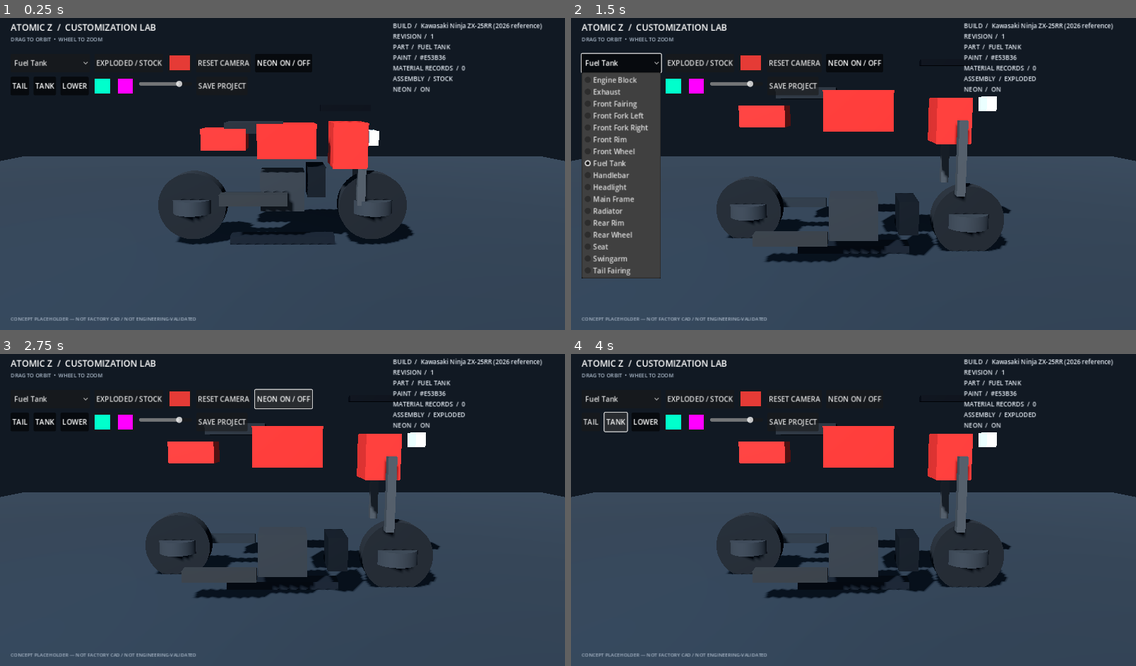
Above: before the commit, frames 1-4 (two rows, left to right).
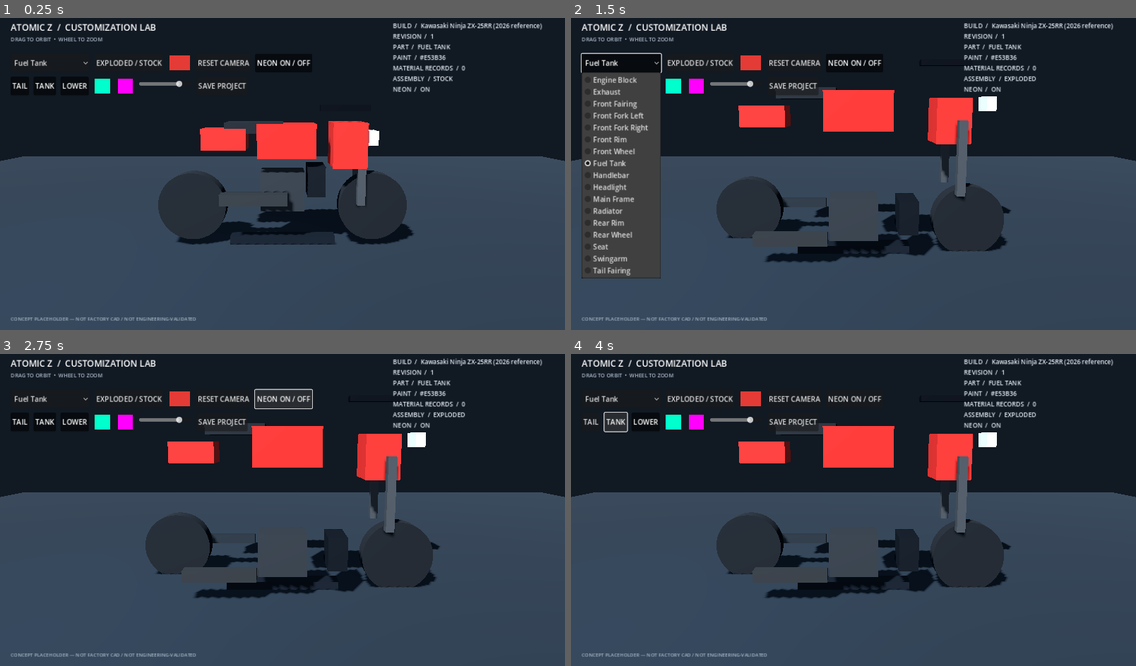
Above: after the commit, the same moments.

Repository: metsam-mastem/Atomic-Z-Customi-Z
Game: Godot game, scene res://scenes/main.tscn
Same seed, same stepped clock (60 frames per second), same inputs: the game is played once before the commit and once after it.
Inputs:
- Up to frame 1 (0.25 s): no input
- Up to frame 2 (1.5 s): click "EXPLODED / STOCK" at 0.5 s; click "Fuel Tank" at 1.25 s
- Up to frame 3 (2.75 s): click "NEON ON / OFF" at 2 s
- Up to frame 4 (4 s): click "TAIL" at 2.75 s; click "TANK" at 3.5 s

The runs differ from the first frame. In frame 1, 0.5% of the frame differs, in the area x 30-70%, y 58-65%; in frame 2, 0.6%, in the area x 28-74%, y 59-70%; in frame 3, 0.6%; in frame 4, 0.6%.

Commit message:
feat: integrate verified GLB import into updated dependency base

Diff:
--- a/scripts/bike_assembly.gd
+++ b/scripts/bike_assembly.gd
@@ -1,22 +1,91 @@
 extends Node3D
 class_name BikeAssembly
+
+const GlbVehicleRuntimeScript = preload("res://scripts/glb_vehicle_runtime.gd")
 
 var _parts: Dictionary = {}
 var _body_materials: Array[StandardMaterial3D] = []
 var _is_exploded := false
 var _build_document: Dictionary = {}
+var _is_imported_model := false
+var _imported_root: Node3D
+var _imported_binder
+var _imported_parts: Dictionary = {}
+var _imported_catalog: Array = []
 
 func configure_build_document(document: Dictionary) -> void:
 	_build_document = document
 
 func _ready() -> void:
+	var asset: Dictionary = _build_document.get("asset", {})
+	var asset_uri := str(asset.get("uri", "")).strip_edges()
+	if not asset_uri.is_empty():
+		var import_result: Dictionary = GlbVehicleRuntimeScript.instantiate_from_document(_build_document)
+		if import_result.get("ok", false):
+			_is_imported_model = true
+			_imported_root = import_result["scene_root"]
+			_imported_binder = import_result["surface_binder"]
+			_imported_parts = import_result["parts_by_id"]
+			_imported_catalog = _build_document.get("asset", {}).get("surface_catalog", []).duplicate(true)
+			_imported_root.name = "ImportedVehicle"
+			add_child(_imported_root)
+			_sync_imported_document_parts()
+			return
+		push_warning("Imported GLB rejected; procedural placeholder retained: " + str(import_result.get("errors", [])))
 	var requested_mode := str(_build_document.get("assembly", {}).get("mode", "stock"))
 	_build_placeholder()
 	_sync_document_parts()
 	_apply_document_materials()
 	set_exploded(requested_mode == "exploded")
 
+func is_imported_model() -> bool:
+	return _is_imported_model
+
+func supports_exploded_view() -> bool:
+	return not _is_imported_model
+
+func _sync_imported_document_parts() -> void:
+	if _build_document.is_empty():
+		return
+	var part_records: Array = []
+	for part_id in _imported_parts.keys():
+		part_records.append({
+			"part_id": str(part_id),
+			"display_name": str(part_id).replace("_", " ").capitalize(),
+			"surface_ids": _imported_parts[part_id].duplicate(),
+			"asset_status": "glb_catalogued"
+		})
+	_build_document["assembly"]["parts"] = part_records
+	_build_document["assembly"]["mode"] = "stock"
+
+func _get_imported_surface_material(surface_id: String) -> Material:
+	if _imported_root == null:
+		return null
+	for surface_value in _imported_catalog:
+		if not (surface_value is Dictionary):
+			continue
+		var surface: Dictionary = surface_value
+		if str(surface.get("surface_id", "")) != surface_id:
+			continue
+		var target := _imported_root.get_node_or_null(NodePath(str(surface.get("node_path", ""))))
+		if not (target is MeshInstance3D):
+			return null
+		var mesh_instance: MeshInstance3D = target
+		if mesh_instance.mesh == null:
+			return null
+		var surface_index := int(surface.get("surface_index", -1))
+		if surface_index < 0 or surface_index >= mesh_instance.mesh.get_surface_count():
+			return null
+		var override_material := mesh_instance.get_surface_override_material(surface_index)
+		return override_material if override_material != null else mesh_instance.mesh.surface_get_material(surface_index)
+	return null
+
 func set_exploded(enabled: bool) -> void:
+	if _is_imported_model:
+		_is_exploded = false
+		if not _build_document.is_empty():
+			_build_document["assembly"]["mode"] = "stock"
+		return
 	_is_exploded = enabled
 	if not _build_document.is_empty():
 		_build_document["assembly"]["mode"] = "exploded" if enabled else "stock"
@@ -28,6 +97,8 @@
 		part_node.position = home + (offset if enabled else Vector3.ZERO)
 
 func toggle_exploded() -> bool:
+	if not supports_exploded_view():
+		return false
 	set_exploded(not _is_exploded)
 	return _is_exploded
 
@@ -37,17 +108,32 @@
 
 func get_part_ids() -> Array[String]:
 	var part_ids: Array[String] = []
+	if _is_imported_model:
+		for part_id in _imported_parts.keys():
+			part_ids.append(str(part_id))
+		part_ids.sort()
+		return part_ids
 	for part_id in _parts.keys():
 		part_ids.append(str(part_id))
 	part_ids.sort()
 	return part_ids
 
 func get_part_display_name(part_id: String) -> String:
+	if _is_imported_model and _imported_parts.has(part_id):
+		return part_id.replace("_", " ").capitalize()
 	if not _parts.has(part_id):
 		return ""
 	return part_id.replace("_", " ").capitalize()
 
 func get_part_color(part_id: String) -> Color:
+	if _is_imported_model:
+		if not _imported_parts.has(part_id):
+			return Color.TRANSPARENT
+		for surface_id_value in _imported_parts[part_id]:
+			var imported_material := _get_imported_surface_material(str(surface_id_value))
+			if imported_material is StandardMaterial3D:
+				return (imported_material as StandardMaterial3D).albedo_color
+		return Color.TRANSPARENT
 	if not _parts.has(part_id):
 		return Color.TRANSPARENT
 	var material: StandardMaterial3D = _parts[part_id].get("material")
@@ -56,6 +142,22 @@
 	return material.albedo_color
 
 func set_part_color(part_id: String, color: Color) -> bool:
+	if _is_imported_model:
+		if not _imported_parts.has(part_id):
+			return false
+		var target_surface_ids: Array = _imported_parts[part_id]
+		if target_surface_ids.is_empty():
+			return false
+		for surface_id_value in target_surface_ids:
+			var surface_id := str(surface_id_value)
+			if not _imported_binder.has_surface(surface_id):
+				return false
+			if not (_get_imported_surface_material(surface_id) is StandardMaterial3D):
+				return false
+		for surface_id_value in target_surface_ids:
+			if not _imported_binder.set_surface_color(_build_document, str(surface_id_value), color):
+				return false
+		return true
 	if not _parts.has(part_id):
 		return false
 	var material: StandardMaterial3D = _parts[part_id].get("material")
@@ -121,7 +223,7 @@
 	var rim_visual := MeshInstance3D.new()
 	rim_visual.name = "RimVisual"
 	rim_visual.mesh = rim_mesh
-	rim_visual.rotation = Vector3(PI / 2.0, 0.0, 0.0)
+	rim_visual.rotation = Vector3.ZERO
 	rim_visual.material_override = rim_material
 	wheel_root.add_child(rim_visual)
 	_parts[part_id.replace("_wheel", "_rim")] = {
